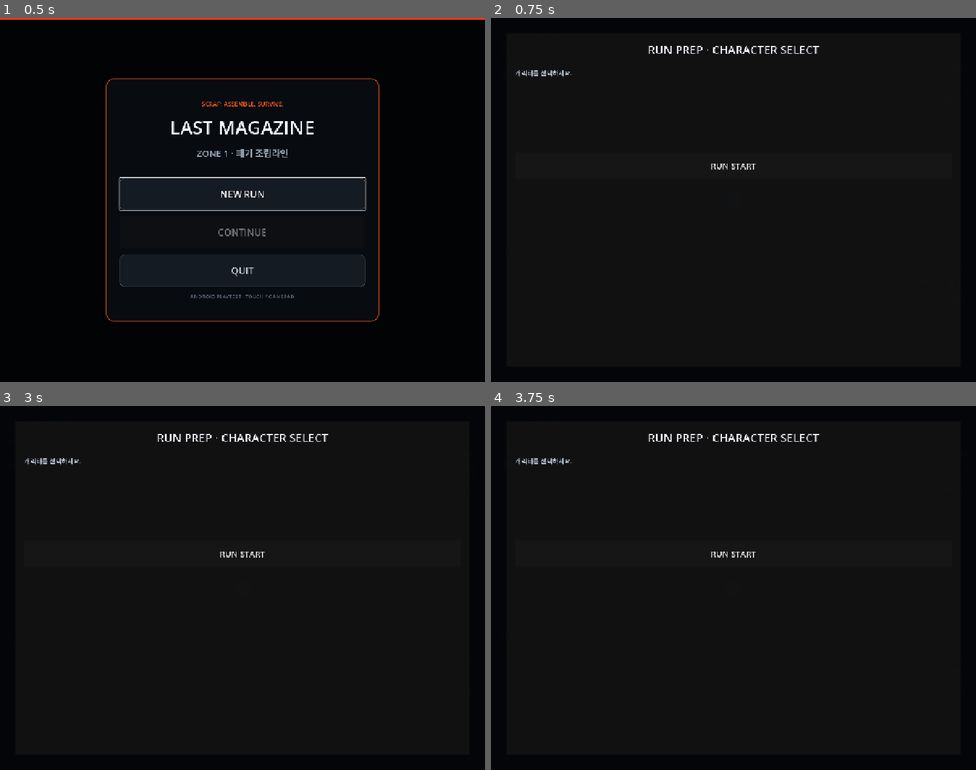
Above: before the commit, frames 1-4 (two rows, left to right).
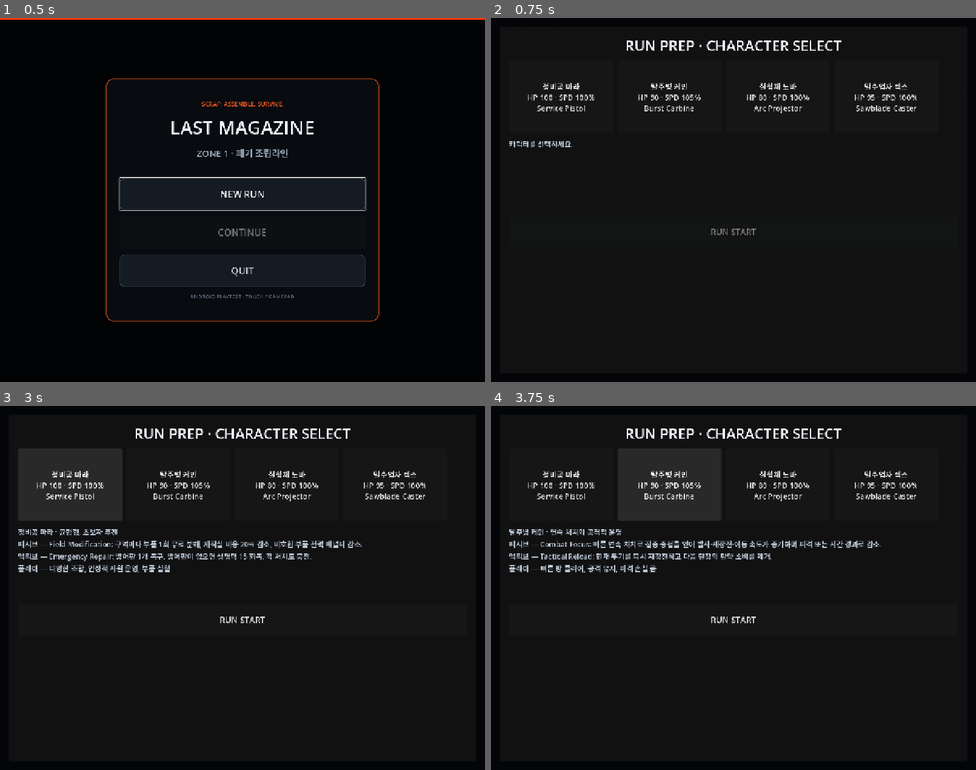
Above: after the commit, the same moments.

Repository: donly987647-max/Topdown-roguelite
Game: Godot game, scene res://scenes/main/RunMain.tscn
Two runs of this game, one before a commit and one after it. Both use one fixed random seed, a clock stepped at 60 frames per second and the inputs below.
Inputs (mouse positions are in pixels of both pictures, inside the frame that each line leads up to):
- Up to frame 1 (0.5 s): no input
- Up to frame 2 (0.75 s): click "NEW RUN" at 0.5 s
- Up to frame 3 (3 s): click (242, 555) at 1.25 s, where only the run before the commit has a clickable "RUN START"; click (242, 555) at 2 s, where only the run before the commit has a clickable "RUN START"; click (67, 486) at 2.75 s, where only the run after the commit has a clickable "정비공 마라 HP 100 · SPD 100% Serv…"
- Up to frame 4 (3.75 s): click (670, 486) at 3.5 s, where only the run after the commit has a clickable "탈주병 케인 HP 90 · SPD 105% Burst…"

Frame 1 is identical in both runs. In frame 2, 2.3% of the frame differs, in the area x 3-88%, y 6-60%; in frame 3, 3.8%; in frame 4, 3.9%.
Error before the commit: Trying to assign value of type 'GridContainer' to a variable of type 'HBoxContainer'. (res://scripts/ui/character_select_panel.gd:10)

Commit message:
Adapt character selection grid to portrait and landscape

Diff:
--- a/scripts/ui/character_select_panel.gd
+++ b/scripts/ui/character_select_panel.gd
@@ -6,8 +6,9 @@
 var catalog := CharacterCatalog.new()
 var unlocks: Dictionary = {}
 
+@onready var panel: PanelContainer = $Panel
 @onready var title_label: Label = $Panel/Margin/VBox/Title
-@onready var cards: HBoxContainer = $Panel/Margin/VBox/Cards
+@onready var cards: GridContainer = $Panel/Margin/VBox/Cards
 @onready var detail_label: Label = $Panel/Margin/VBox/Details
 @onready var start_button: Button = $Panel/Margin/VBox/Start
 
@@ -17,27 +18,54 @@
 	start_button.disabled = true
 	start_button.pressed.connect(_confirm_selection)
 	visibility_changed.connect(_on_visibility_changed)
+	get_viewport().size_changed.connect(_apply_responsive_layout)
+	_apply_responsive_layout()
 	rebuild()
 
 func set_unlocks(value: Dictionary) -> void:
 	unlocks = value.duplicate(true)
-	if is_node_ready(): rebuild()
+	if is_node_ready():
+		rebuild()
 
 func rebuild() -> void:
-	for child in cards.get_children(): child.queue_free()
+	for child in cards.get_children():
+		child.queue_free()
 	_selected_id = &""
 	start_button.disabled = true
 	detail_label.text = "캐릭터를 선택하세요."
+	var size := get_viewport_rect().size
+	var portrait := size.y > size.x
+	var card_width := clampf((size.x - 120.0) / (2.0 if portrait else 4.0) - 16.0, 150.0, 280.0)
+	var card_height := clampf(minf(size.x, size.y) * 0.20, 130.0, 190.0)
 	for character in catalog.selectable(unlocks):
 		var button := Button.new()
 		button.focus_mode = Control.FOCUS_ALL
-		button.custom_minimum_size = Vector2(250, 160)
-		button.text = "%s\nHP %.0f  SPD %d%%\n%s" % [character.display_name, character.max_health, int(round(character.move_speed_multiplier * 100.0)), _frame_title(character.starting_frame_id)]
+		button.custom_minimum_size = Vector2(card_width, card_height)
+		button.add_theme_font_size_override("font_size", int(clampf(minf(size.x, size.y) * 0.021, 14.0, 20.0)))
+		button.text = "%s\nHP %.0f · SPD %d%%\n%s" % [character.display_name, character.max_health, int(round(character.move_speed_multiplier * 100.0)), _frame_title(character.starting_frame_id)]
 		button.tooltip_text = character.role
 		button.pressed.connect(func(): _select(character.id))
 		cards.add_child(button)
 	if visible:
 		call_deferred("focus_first_card")
+
+func _apply_responsive_layout() -> void:
+	if panel == null:
+		return
+	var size := get_viewport_rect().size
+	if size.x <= 1.0 or size.y <= 1.0:
+		return
+	var portrait := size.y > size.x
+	var margin := clampf(minf(size.x, size.y) * 0.025, 18.0, 34.0)
+	panel.position = Vector2(margin, margin)
+	panel.size = size - Vector2.ONE * margin * 2.0
+	cards.columns = 2 if portrait else 4
+	title_label.add_theme_font_size_override("font_size", int(clampf(minf(size.x, size.y) * 0.04, 24.0, 38.0)))
+	detail_label.custom_minimum_size.y = clampf(size.y * (0.24 if portrait else 0.20), 160.0, 260.0)
+	detail_label.add_theme_font_size_override("font_size", int(clampf(minf(size.x, size.y) * 0.021, 14.0, 19.0)))
+	start_button.custom_minimum_size.y = clampf(minf(size.x, size.y) * 0.085, 62.0, 86.0)
+	if cards.get_child_count() > 0:
+		rebuild()
 
 func focus_first_card() -> void:
 	for child in cards.get_children():
@@ -47,22 +75,26 @@
 
 func _select(id: StringName) -> void:
 	var character := catalog.get_by_id(id)
-	if character == null: return
+	if character == null:
+		return
 	_selected_id = id
 	start_button.disabled = false
-	detail_label.text = "%s\n%s\n\n패시브 — %s\n%s\n\n액티브 — %s\n%s\n\n플레이: %s" % [
-		character.display_name, character.role, String(character.passive_id).replace("_", " ").capitalize(), character.passive_description,
-		String(character.active_id).replace("_", " ").capitalize(), character.active_description, ", ".join(Array(character.playstyle))]
-	start_button.grab_focus()
+	detail_label.text = "%s · %s\n패시브 — %s: %s\n액티브 — %s: %s\n플레이 — %s" % [
+		character.display_name, character.role,
+		String(character.passive_id).replace("_", " ").capitalize(), character.passive_description,
+		String(character.active_id).replace("_", " ").capitalize(), character.active_description,
+		", ".join(Array(character.playstyle))]
 
 func _confirm_selection() -> void:
-	if _selected_id == &"": return
+	if _selected_id == &"":
+		return
 	visible = false
 	character_selected.emit(_selected_id)
 
 func _frame_title(id: StringName) -> String:
-	return "시작 무기: %s" % String(id).replace("_", " ").capitalize()
+	return String(id).replace("_", " ").capitalize()
 
 func _on_visibility_changed() -> void:
 	if visible:
+		_apply_responsive_layout()
 		call_deferred("focus_first_card")
